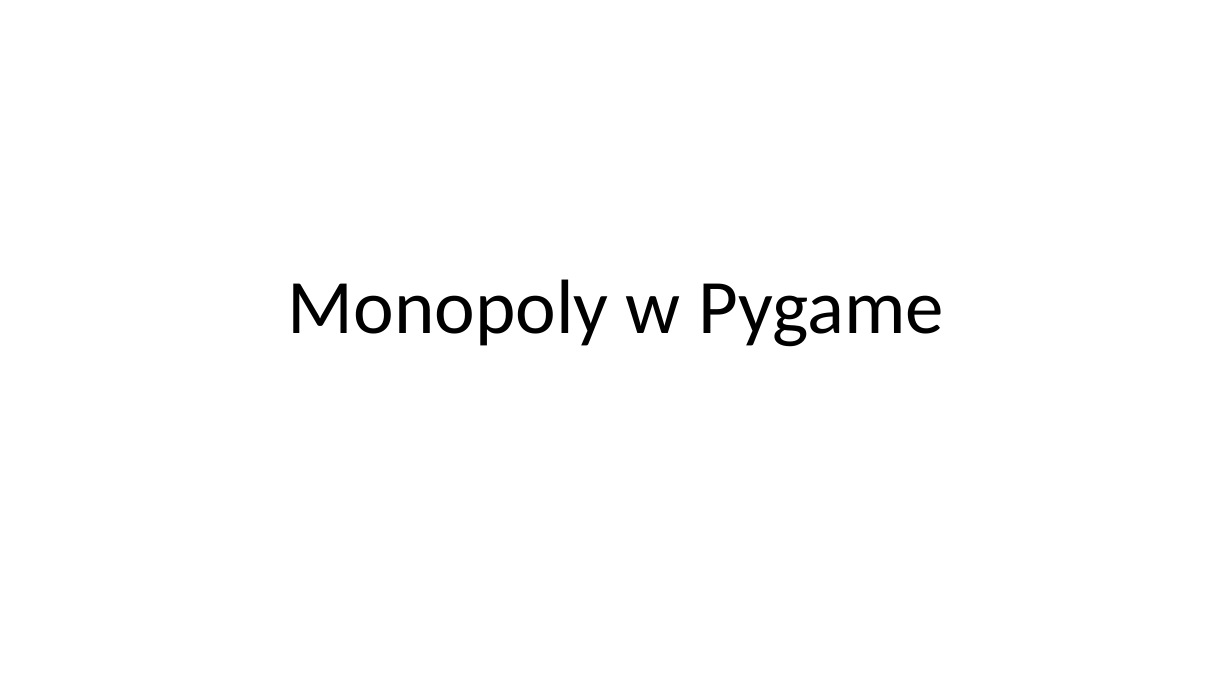
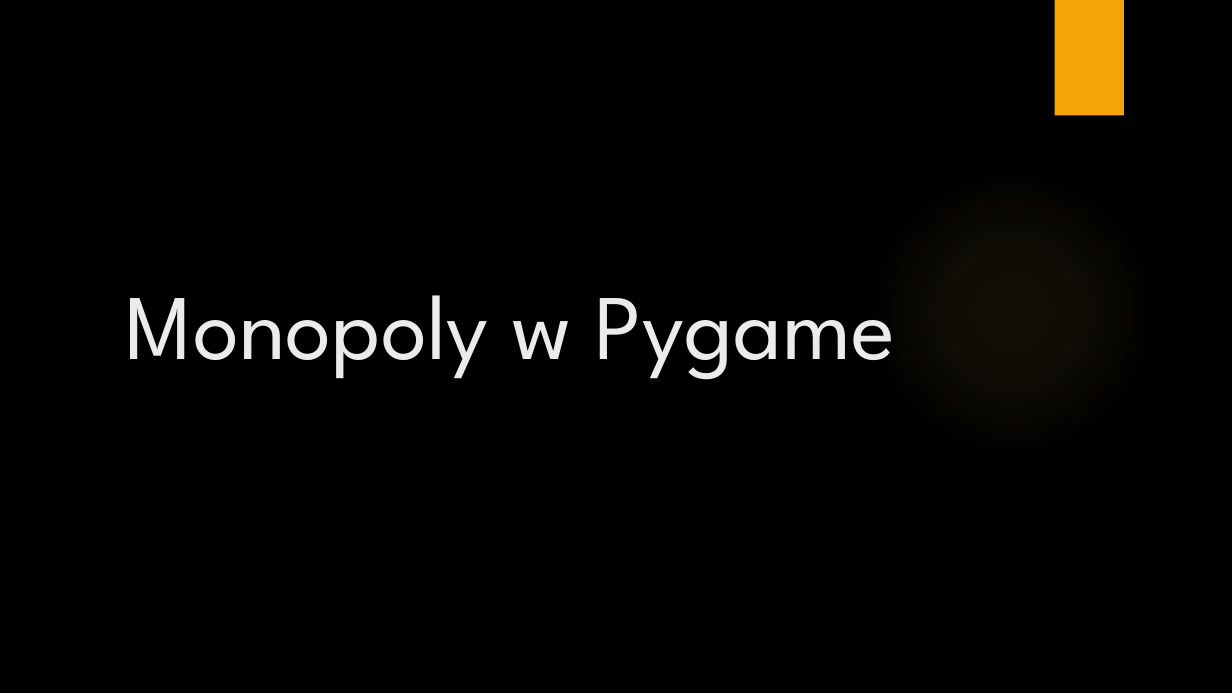
Before and after one commit to DarthSiwy/projekt-w-jezyku-skryptowym-, a slide deck: slide 1 of Projekt w jezyku skryptowym/Monopoly Final.pptx. Drawn at 1232x693 pixels with LibreOffice and Linux fonts; fonts in the diff are those of the drawing; background and template pictures are left out. Boxes give left, top, right and bottom in pixels: in the first picture for what was removed or moved away, otherwise in the second. Text is boxed around its words. In the diff, an @@ line names an element or a change of style, - is before the commit and + after.

```diff
--- a/Projekt w jezyku skryptowym/Monopoly Final.pptx
+++ b/Projekt w jezyku skryptowym/Monopoly Final.pptx
@@ background #FFFFFF to picture (left out) @@
@@ rectangle added at <box>1055,0,1124,116</box>, fill #F5A408 @@
@@ ellipse added at <box>870,169,1154,454</box>, fill gradient #FAC96A @@
@@ title "Monopoly w Pygame": place and size @@
-title "Monopoly w Pygame" at <box>288,279,944,347</box>
+title "Monopoly w Pygame" at <box>126,295,896,380</box>
@@ title "Monopoly w Pygame" at <box>126,295,896,380</box>: size 60 to 72 pt, font Calibri to League Spartan, text colour #000000 to #EBEBEB; alignment centre to left; line spacing 0.9 to 1 @@
```
Also in this commit, not shown: 5 other slides changed.
